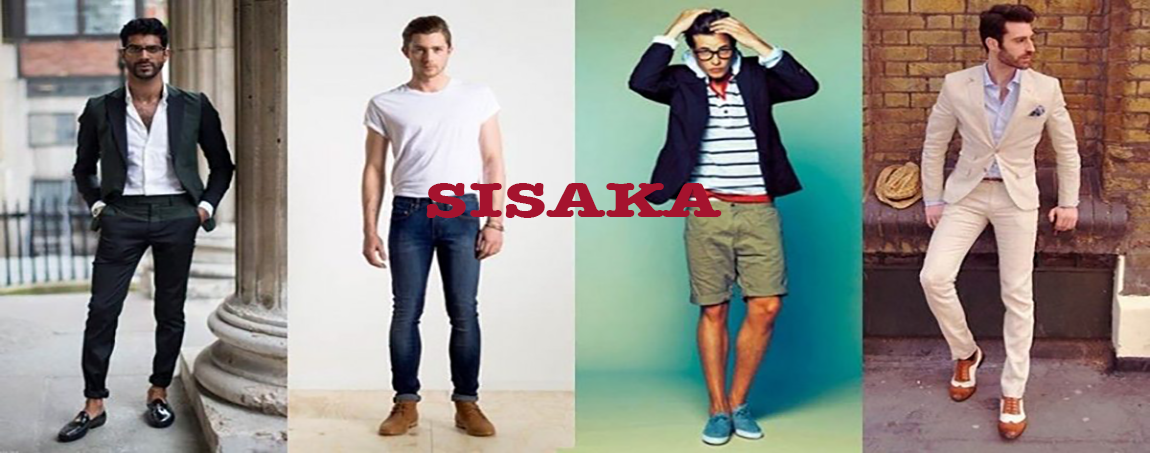
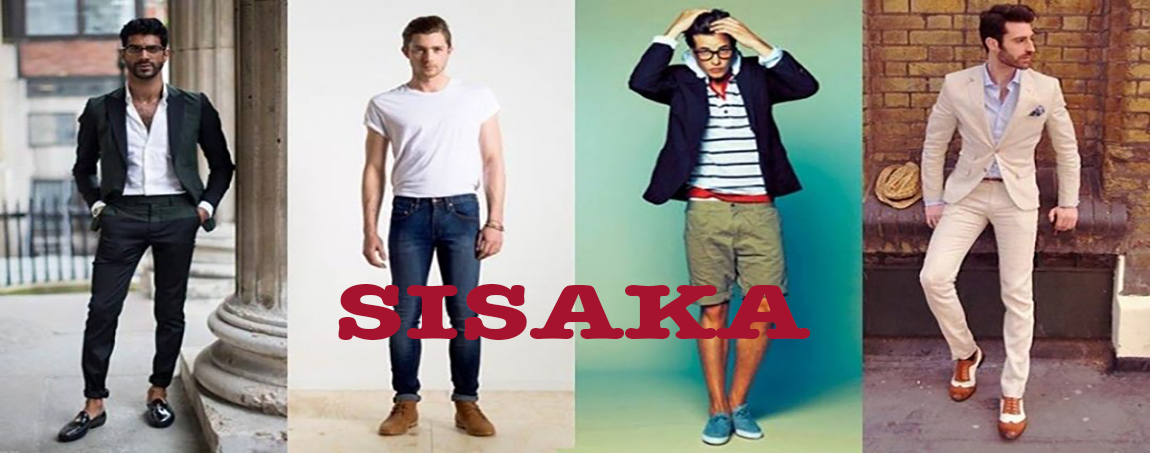
Two versions of the same layered image (1150x453). Layer-by-layer changes:
painted on "SISAKA" over [338, 183, 811, 340]
